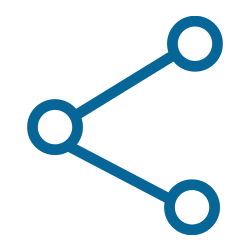
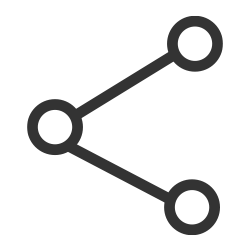
Revision of a layered 250 x 251 image; what changed, layer by layer:
added layer "벡터 고급 개체 복사" (80%) above "벡터 고급 개체" over [27, 16, 223, 235]
hid "벡터 고급 개체" (1st of 2) over [27, 16, 223, 235]
